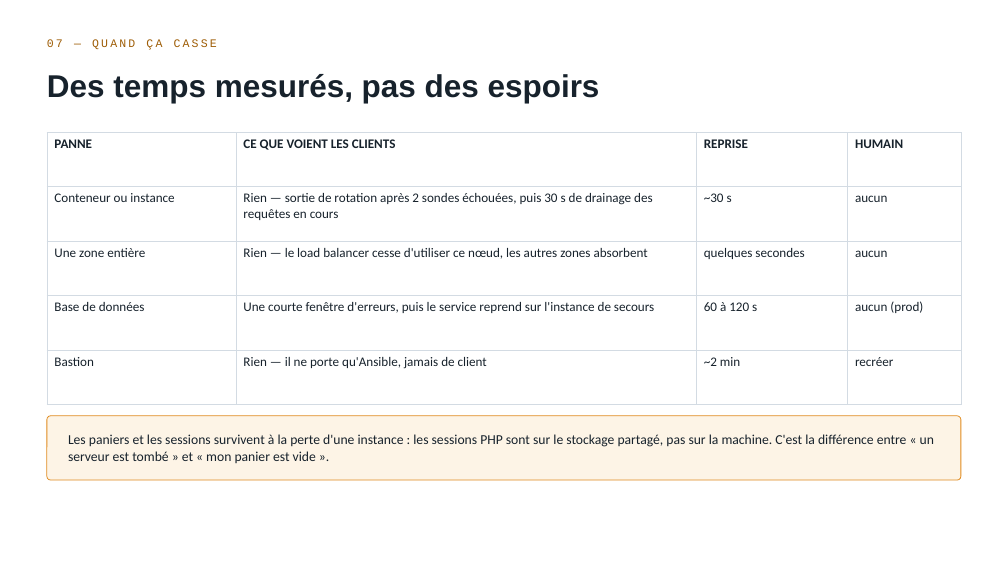
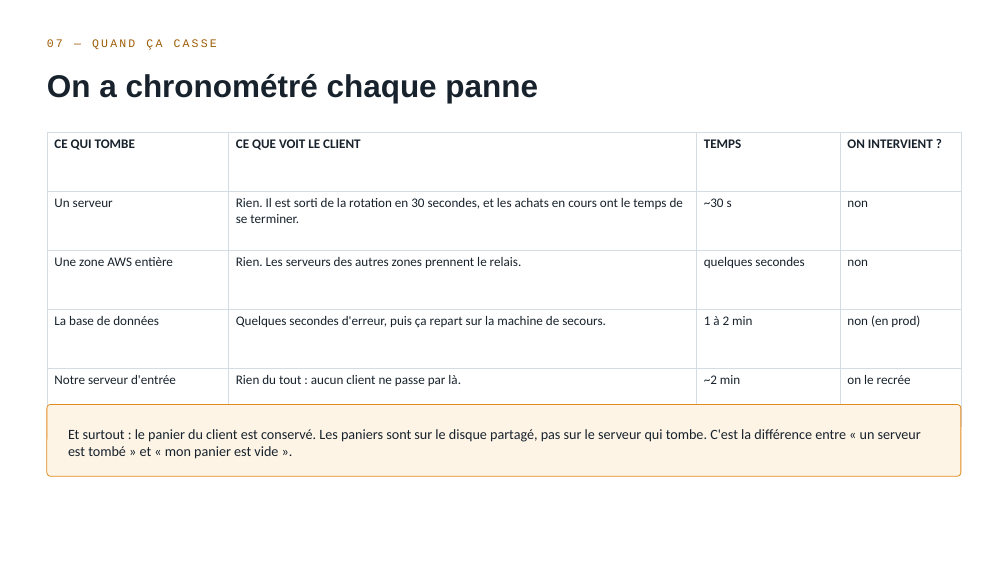
Before and after one commit to rayenebnt/5HASH, a slide deck: slide 8 of docs/soutenance-5hash.pptx. Drawn at 1008x567 pixels with LibreOffice and Linux fonts; fonts in the diff are those of the drawing. Boxes give left, top, right and bottom in pixels: in the first picture for what was removed or moved away, otherwise in the second. Text is boxed around its words. In the diff, an @@ line names an element or a change of style, - is before the commit and + after.

```diff
--- a/docs/soutenance-5hash.pptx
+++ b/docs/soutenance-5hash.pptx
@@ text at <box>47,74,538,103</box>: text changed @@
-Des temps mesurés, pas des espoirs
+On a chronométré chaque panne
@@ table at <box>47,132,961,390</box> @@
-row 1: PANNE | CE QUE VOIENT LES CLIENTS | REPRISE | HUMAIN
+row 1: CE QUI TOMBE | CE QUE VOIT LE CLIENT | TEMPS | ON INTERVIENT ?
-row 2: Conteneur ou instance | Rien — sortie de rotation après 2 sondes échouées, puis 30 s de drainage des requêtes en cours | ~30 s | aucun
+row 2: Un serveur | Rien. Il est sorti de la rotation en 30 secondes, et les achats en cours ont le temps de se terminer. | ~30 s | non
-row 3: Une zone entière | Rien — le load balancer cesse d'utiliser ce nœud, les autres zones absorbent | quelques secondes | aucun
+row 3: Une zone AWS entière | Rien. Les serveurs des autres zones prennent le relais. | quelques secondes | non
-row 4: Base de données | Une courte fenêtre d'erreurs, puis le service reprend sur l'instance de secours | 60 à 120 s | aucun (prod)
+row 4: La base de données | Quelques secondes d'erreur, puis ça repart sur la machine de secours. | 1 à 2 min | non (en prod)
-row 5: Bastion | Rien — il ne porte qu'Ansible, jamais de client | ~2 min | recréer
+row 5: Notre serveur d'entrée | Rien du tout : aucun client ne passe par là. | ~2 min | on le recrée
@@ rounded rectangle: place and size @@
-rounded rectangle at <box>47,416,961,480</box>
+rounded rectangle at <box>47,405,961,476</box>
@@ rounded rectangle at <box>47,405,961,476</box>: proportions changed @@
@@ text at <box>68,429,921,459</box>: text changed; size 13 to 13.5 pt @@
-Les paniers et les sessions survivent à la perte d'une instance : les sessions PHP sont sur le stockage partagé, pas sur la machine. C'est la différence entre « un serveur est tombé » et « mon panier est vide ».
+Et surtout : le panier du client est conservé. Les paniers sont sur le disque partagé, pas sur le serveur qui tombe. C'est la différence entre « un serveur est tombé » et « mon panier est vide ».
```
Also in this commit, not shown: 6 other slides changed, 5 slides added, 5 slides removed, 2 other files.
